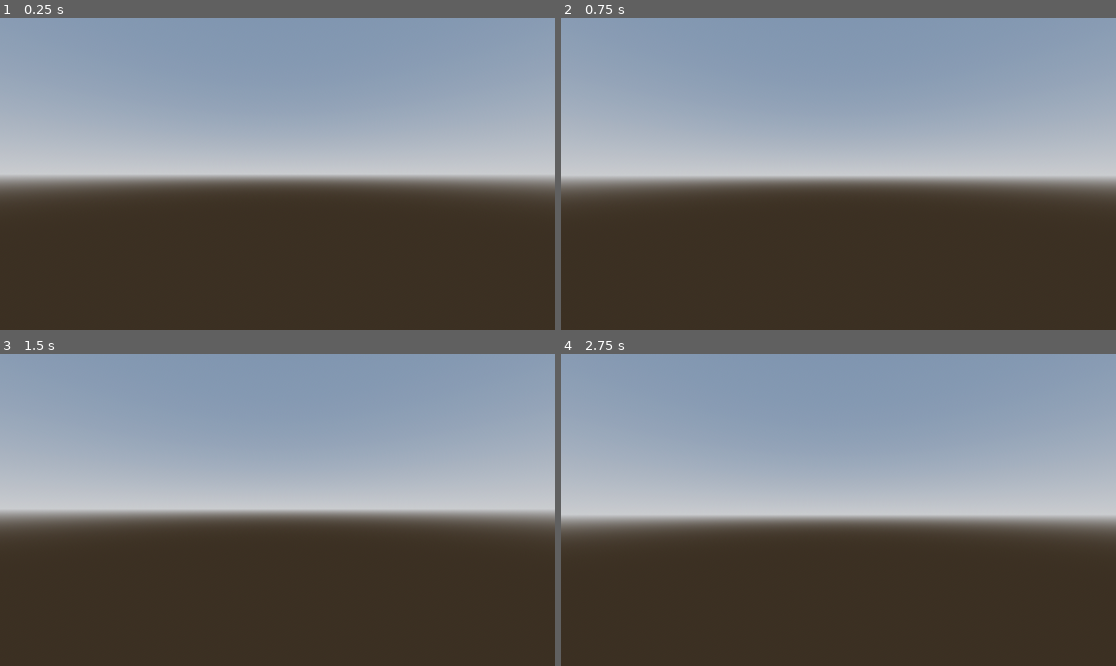
Above: before the commit, frames 1-4 (two rows, left to right).
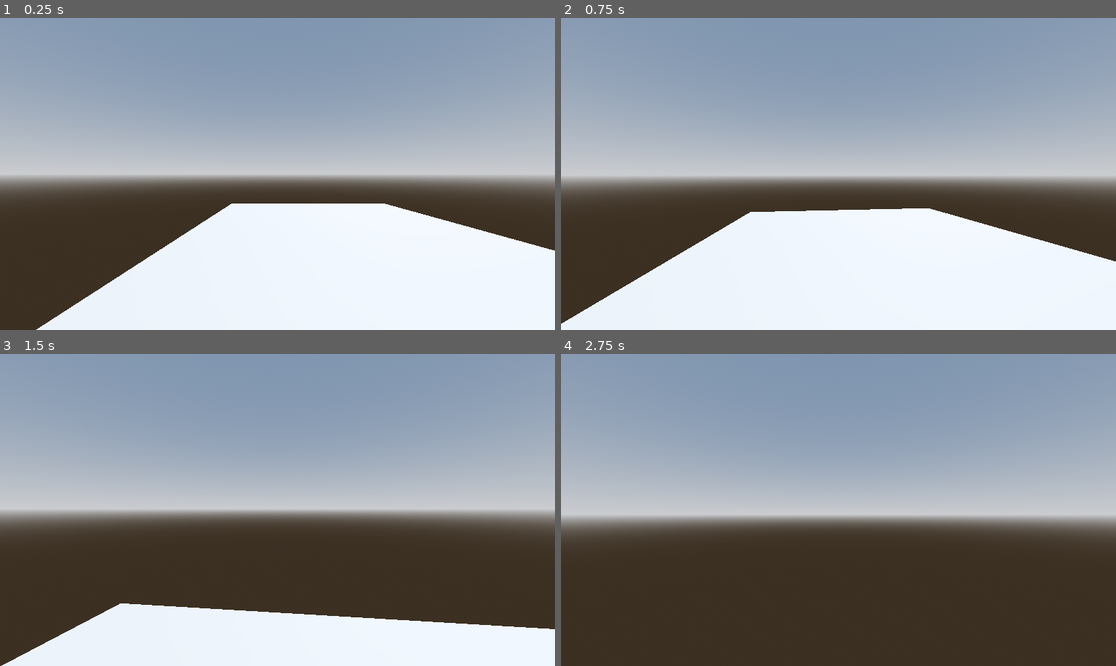
Above: after the commit, the same moments.

Repository: jakubaszcz/Survey
Game: Godot game, scene res://scenes/game.tscn
The game is run twice, just before and just after one commit, with the same random seed, the same clock (stepped at 60 frames per second) and the same inputs.
Inputs (mouse positions are in pixels of both pictures, inside the frame that each line leads up to):
- Up to frame 1 (0.25 s): no input
- Up to frame 2 (0.75 s): tap Enter at 0.5 s; move the mouse to (866, 174) at 0.52 s; hold W (move_forward) from 0.53 s (still down); tap J at 0.6 s
- Up to frame 3 (1.5 s): keep holding W (move_forward); move the mouse to (249, 510) at 1.27 s; tap J at 1.35 s
- Up to frame 4 (2.75 s): keep holding W (move_forward); tap Space at 2 s; move the mouse to (849, 503) at 2.02 s; tap J at 2.1 s

The runs differ from the first frame. In frame 1, 28% of the frame differs, in the area x 6-100%, y 59-100%; in frame 2, 29%, in the area x 0-100%, y 61-100%; in frame 3, 15%; in frame 4, nothing differs.
Error after the commit: Invalid access to property or key 'jumpscare' on a base object of type 'Nil'. (res://scripts/player/p_head.gd:13)

Commit message:
feat: add the monster and jumscare effect

Diff:
--- a/nodes/player.tscn
+++ b/nodes/player.tscn
@@ -14,10 +14,11 @@
 shape = SubResource("CapsuleShape3D_qyyhd")
 
 [node name="MeshInstance3D" type="MeshInstance3D" parent="." unique_id=569992106]
+transform = Transform3D(1.2, 0, 0, 0, 1.2, 0, 0, 0, 1.2, 0, 0, 0)
 mesh = SubResource("CapsuleMesh_u63mc")
 
 [node name="Head" type="Node3D" parent="." unique_id=1419401686]
+transform = Transform3D(1, 0, 0, 0, 1, 0, 0, 0, 1, 0, 0.9355521, 0)
 script = ExtResource("2_dcin8")
-transform = Transform3D(1, 0, 0, 0, 1, 0, 0, 0, 1, 0, 0.42851675, 0)
 
 [node name="Camera3D" type="Camera3D" parent="Head" unique_id=1689534905]
--- a/project.godot
+++ b/project.godot
@@ -10,10 +10,18 @@
 
 [application]
 
-config/name="Nouveau projet de jeu"
+config/name="Survey"
 run/main_scene="uid://c5lj27wln3b5"
 config/features=PackedStringArray("4.6", "Forward Plus")
 config/icon="res://icon.svg"
+
+[autoload]
+
+AllSignals="*uid://bxbxu2gk7wxcd"
+
+[display]
+
+window/size/mode=3
 
 [input]
 
--- a/scenes/game.tscn
+++ b/scenes/game.tscn
@@ -1,6 +1,7 @@
 [gd_scene format=3 uid="uid://c5lj27wln3b5"]
 
 [ext_resource type="PackedScene" uid="uid://bgvo6jt7iblgw" path="res://nodes/player.tscn" id="1_uwrxv"]
+[ext_resource type="PackedScene" uid="uid://cuwahm6rxvtum" path="res://nodes/entity.tscn" id="2_yqjtg"]
 
 [sub_resource type="ProceduralSkyMaterial" id="ProceduralSkyMaterial_8cj0n"]
 sky_horizon_color = Color(0.66224277, 0.6717428, 0.6867428, 1)
@@ -24,5 +25,14 @@
 transform = Transform3D(-0.8660254, -0.43301278, 0.25, 0, 0.49999997, 0.86602545, -0.50000006, 0.75, -0.43301266, 0, 0, 0)
 shadow_enabled = true
 
-[node name="Player" parent="." unique_id=913938230 instance=ExtResource("1_uwrxv")]
-transform = Transform3D(1, 0, 0, 0, 1, 0, 0, 0, 1, -2, 2, -2)
+[node name="Player" parent="." unique_id=913938230 node_paths=PackedStringArray("monster") instance=ExtResource("1_uwrxv")]
+transform = Transform3D(1, 0, 0, 0, 1, 0, 0, 0, 1, -2, 1.3706021, -2)
+monster = NodePath("../Entity")
+
+[node name="CSGBox3D" type="CSGBox3D" parent="." unique_id=1759058926]
+transform = Transform3D(1, 0, 0, 0, 1, 0, 0, 0, 1, 0, 0, -5.0898438)
+use_collision = true
+size = Vector3(10, 1, 20.179688)
+
+[node name="Entity" parent="." unique_id=800150846 instance=ExtResource("2_yqjtg")]
+transform = Transform3D(1, 0, 0, 0, 1, 0, 0, 0, 1, -1, 1, -14)
--- /dev/null
+++ b/scripts/entity/e_behaviour.gd
@@ -0,0 +1,7 @@
+extends CharacterBody3D
+
+func _process(delta: float) -> void:
+	if not is_on_floor():
+		velocity += get_gravity() * delta
+
+	move_and_slide()
--- /dev/null
+++ b/scripts/entity/e_jumpscare.gd
@@ -0,0 +1,20 @@
+extends Node3D
+
+@export var animation : AnimationPlayer
+@export var distance : float = 2.0
+
+func _ready() -> void:
+	AllSignals.jumpscare.connect(_on_jumpscare)
+
+func _on_jumpscare(player : Node3D) -> void:
+	var forward: Vector3 = -player.global_transform.basis.z
+	forward.y = 0
+	forward = forward.normalized()
+	forward.y -= 0.5
+	forward.z -= 0.6
+	global_transform.origin = player.global_transform.origin + forward * distance
+
+	var target_pos: Vector3 = player.global_transform.origin
+	target_pos.y = global_transform.origin.y
+	look_at(target_pos, Vector3.UP)
+	rotate_y(PI)
--- /dev/null
+++ b/scripts/entity/e_sound.gd
@@ -0,0 +1,10 @@
+extends Node
+
+@export var jumscare : AudioStreamPlayer3D
+
+func _ready() -> void:
+	AllSignals.jumpscare.connect(_on_jumpscare)
+
+
+func _on_jumpscare(player : Node3D) -> void:
+	jumscare.play()
--- a/scripts/player/p_head.gd
+++ b/scripts/player/p_head.gd
@@ -2,19 +2,29 @@
 
 @onready var camera: Camera3D = $Camera3D
 
+
 var sensivity : float = 0.002
 var camera_rotation_x : float = 0.0
 
+var jumpscare : bool = false
+
 func _ready() -> void:
 	Input.set_mouse_mode(Input.MOUSE_MODE_CAPTURED)
+	AllSignals.jumpscare.connect(_on_jumpscare)
+
+func _on_jumpscare(player : Node3D) -> void:
+	jumpscare = true
 
 func _input(event) -> void:
 	_mouse_movement(event)
 
 func _mouse_movement(event):
-	if event is InputEventMouseMotion and Input.get_mouse_mode() == Input.MOUSE_MODE_CAPTURED:
-		get_parent().rotate_y(-event.relative.x * sensivity)
+	if not jumpscare:
+		if event is InputEventMouseMotion and Input.get_mouse_mode() == Input.MOUSE_MODE_CAPTURED:
+			get_parent().rotate_y(-event.relative.x * sensivity)
 
-		camera_rotation_x -= event.relative.y * sensivity
-		camera_rotation_x = clamp(camera_rotation_x, deg_to_rad(-89.0), deg_to_rad(89.0))
-		camera.rotation.x = camera_rotation_x
+			camera_rotation_x -= event.relative.y * sensivity
+			camera_rotation_x = clamp(camera_rotation_x, deg_to_rad(-89.0), deg_to_rad(89.0))
+			camera.rotation.x = camera_rotation_x
+	else:
+		camera.rotation.x = deg_to_rad(0)
--- a/scripts/player/p_movement.gd
+++ b/scripts/player/p_movement.gd
@@ -3,6 +3,23 @@
 @onready var current_speed : float = 0.0
 @onready var walk_speed : float = 10.0
 @onready var sprint_speed : float = 20.0
+
+@export var monster : CharacterBody3D
+
+var jumscare : bool = false
+
+func _ready() -> void:
+	AllSignals.jumpscare.connect(_on_jumpscare)
+
+
+func _on_jumpscare(player : Node3D) -> void:
+	jumscare = true
+
+func _input(event) -> void:
+	if event is InputEventKey:
+		if event.pressed:
+			if event.keycode == KEY_J:
+				AllSignals.emit_signal("jumpscare", self)
 
 func _movement_process(delta) -> void:
 	var input: Vector2 = Input.get_vector("move_left", "move_right", "move_forward", "move_backward")
@@ -13,6 +30,7 @@
 	velocity = direction * current_speed
 
 func _physics_process(delta) -> void:
+	if jumscare: return
 	_movement_process(delta)
 
 	move_and_slide()
--- /dev/null
+++ b/scripts/signals.gd
@@ -0,0 +1,3 @@
+extends Node
+
+signal jumpscare(player : Vector3)
Not shown, added: scripts/entity/e_behaviour.gd.uid
Not shown, added: scripts/entity/e_jumpscare.gd.uid
Not shown, added: scripts/entity/e_sound.gd.uid
